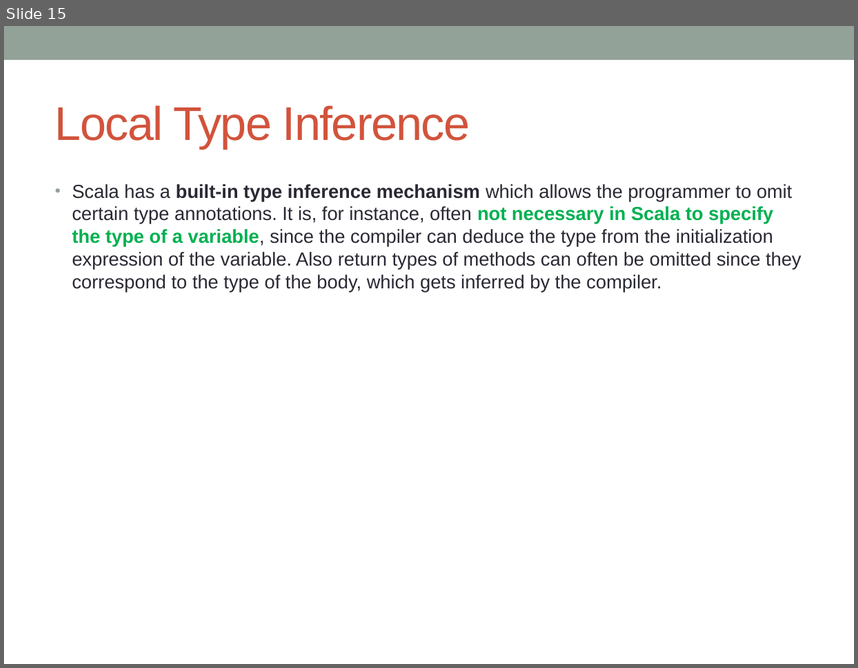
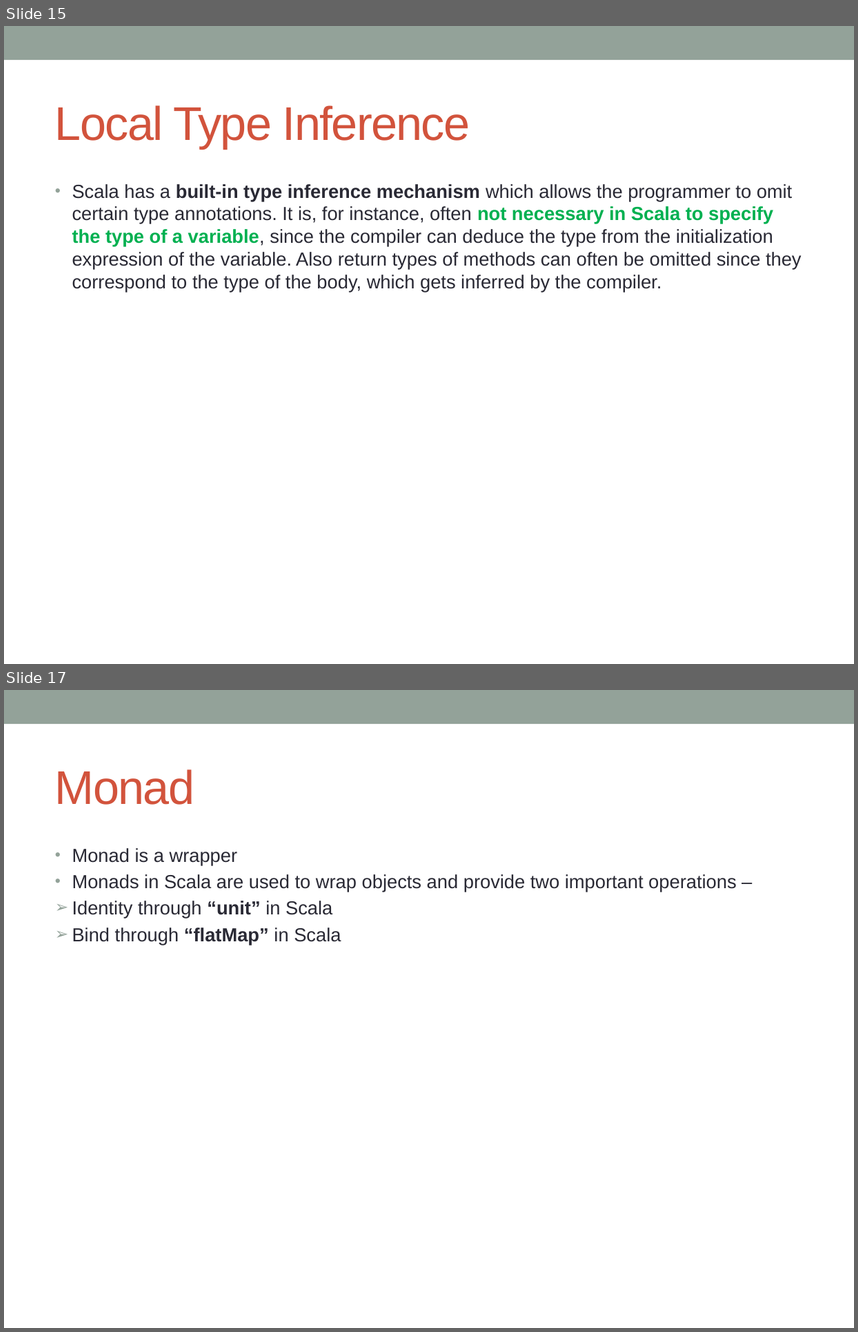
Before and after one commit to notionquest/ProjectDocumentation, a slide deck: Scala_Features.pptx. Shown one above the other, each under a label of ours: slide 15 before the commit, slides 15 and 17 after it; the slides between them are not shown. The pictures are 858x668 and 858x1332 pixels, drawn with LibreOffice and Linux fonts; fonts in the diff are those of the drawing. Boxes give left, top, right and bottom in pixels: in the first picture for what was removed or moved away, otherwise in the second. Text is boxed around its words. In the diff, an @@ line names an element or a change of style, - is before the commit and + after.

Commit message:
Monads

```diff
--- a/Scala_Features.pptx
+++ b/Scala_Features.pptx
@@ slide 17 added at (x1=4, y1=690, x2=854, y2=1328), background #FFFFFF; not listed: 1 template element that a slide beside it also shows @@
@@ title added at (x1=55, y1=769, x2=194, y2=805), 40 pt, text #D2533C @@
+Monad
@@ text added at (x1=72, y1=848, x2=737, y2=945), 16 pt, text #292934 @@
+• Monad is a wrapper
+• Monads in Scala are used to wrap objects and provide two important operations –
+➢ Identity through “unit” in Scala
+➢ Bind through “flatMap” in Scala
```
Also in this commit, not shown: 1 slide changed, 1 other slide added, 1 other file.
